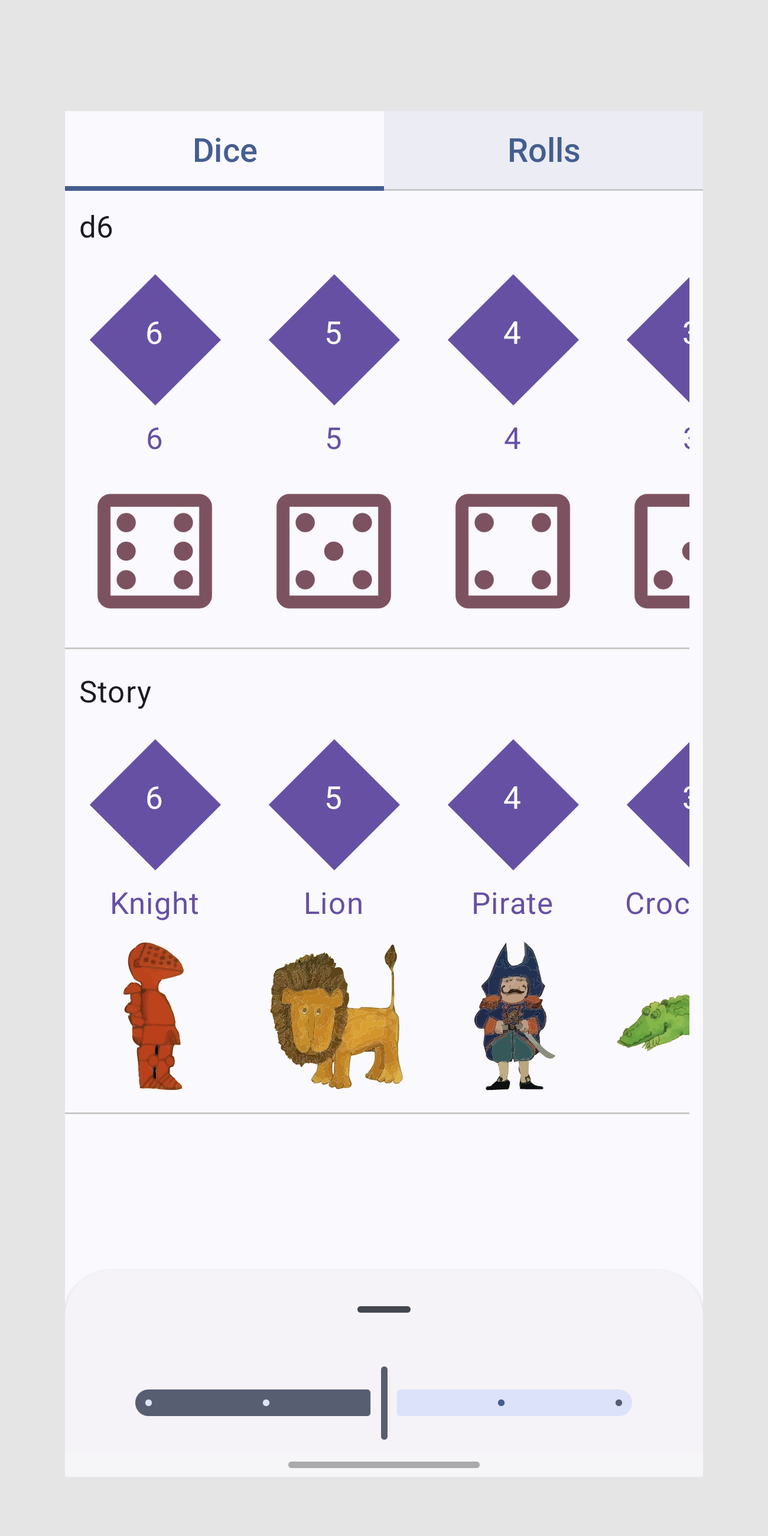
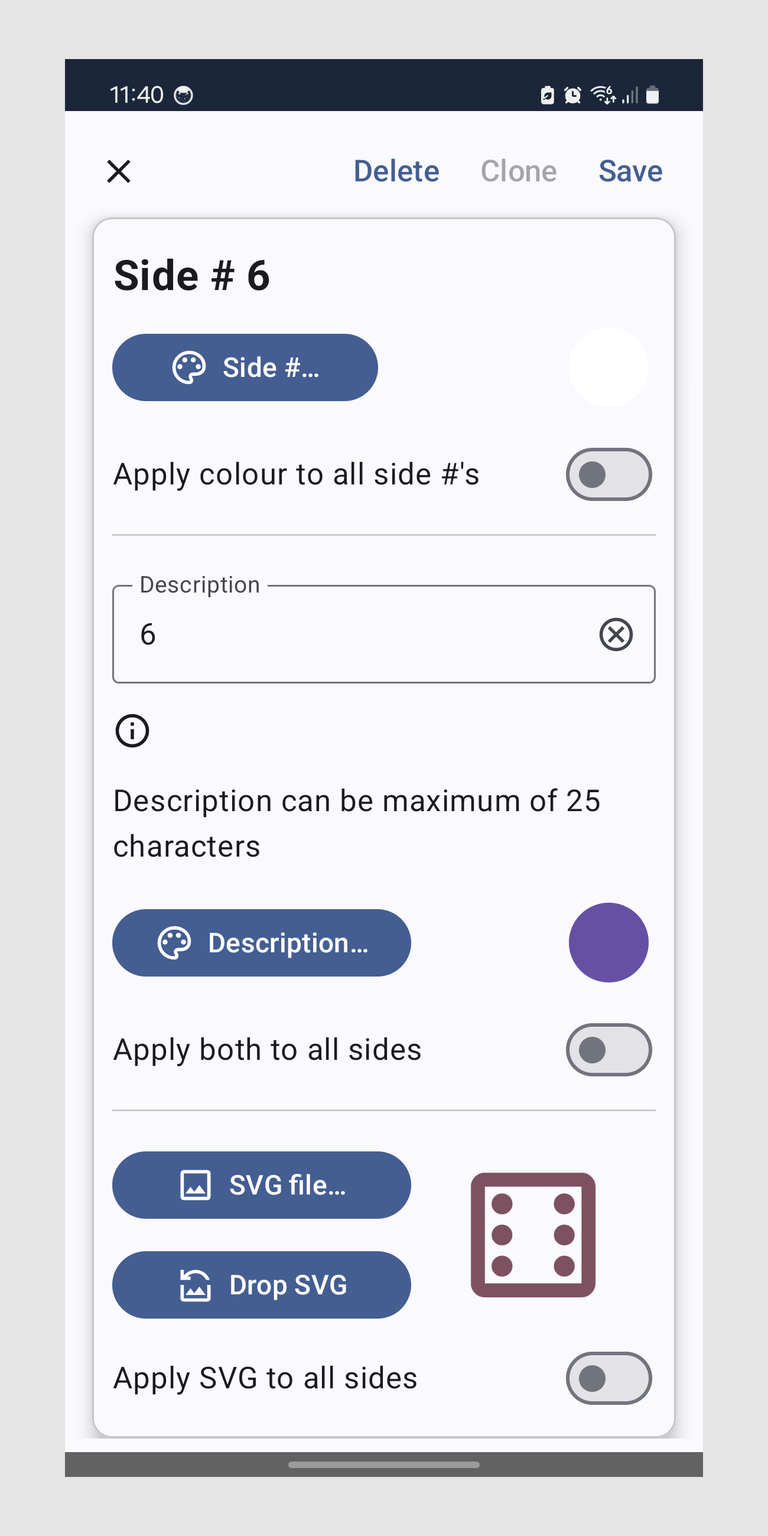
Before/after of a 768px x 1536px layered artwork. What changed in the layer stack:
hid "1.png" over (64, 111, 703, 1477)
renamed "2.png" to "2. png", showed it, painted on it over (64, 59, 703, 1477)
